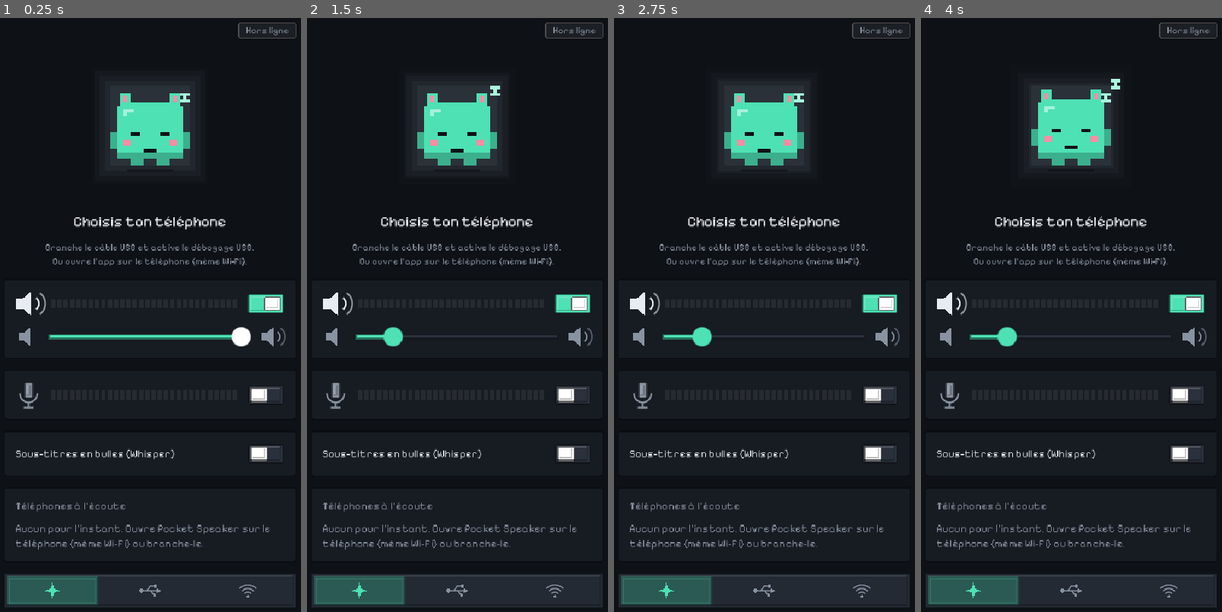
Above: before the commit, frames 1-4 (left to right).
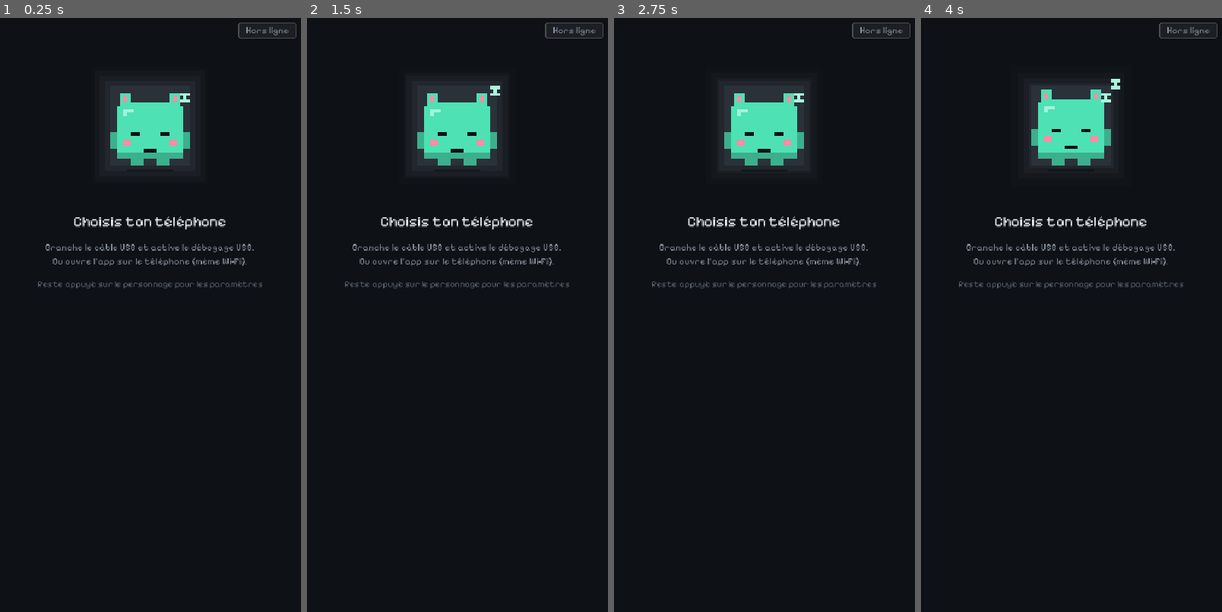
Above: after the commit, the same moments.

Repository: goodview-software/pocket-speaker
Game: Godot game, scene res://boot.tscn
The game is run twice, just before and just after one commit, with the same random seed, the same clock (stepped at 60 frames per second) and the same inputs.
Inputs (mouse positions are in pixels of both pictures, inside the frame that each line leads up to):
- Up to frame 1 (0.25 s): no input
- Up to frame 2 (1.5 s): tap Enter (ui_accept) at 0.5, 0.77, 1.25 s; hold Right 0.53-1.28 s; tap Tab at 0.6 s; click (457, 309) at 0.67 s; move the mouse to (394, 344) at 1.27 s; hold Left from 1.28 s (still down); tap Space at 1.35 s; click (394, 344) at 1.42 s
- Up to frame 3 (2.75 s): tap Enter (ui_accept) at 1.52, 2 s; move the mouse to (794, 178) at 2.02 s; release Left at 2.03 s; hold Right from 2.03 s (still down); tap Tab at 2.1 s; click (794, 178) at 2.17 s
- Up to frame 4 (4 s): move the mouse to (1056, 433) at 2.77 s; tap Space at 2.85 s; click (1056, 433) at 2.92 s; tap Enter (ui_accept) at 3.02, 3.77 s; move the mouse to (1164, 404) at 3.52 s; release Right at 3.53 s; hold Left from 3.53 s (still down); tap Tab at 3.6 s; click (1164, 404) at 3.67 s

The runs differ from the first frame. In frame 1, 10% of the frame differs, in the area x 1-99%, y 44-100%; in frame 2, 9.9%; in frame 3, 9.9%; in frame 4, 9.9%.

Commit message:
Interface épurée : personnage + bulles ; paramètres dans une fenêtre ouverte par appui long sur le personnage
Co-Authored-By: Claude Sonnet 5.5 <noreply@anthropic.com>

Diff:
--- a/main.gd
+++ b/main.gd
@@ -255,6 +255,9 @@
 var subs_ready := false
 var subs_out: Array = []
 var bubbles: VBoxContainer
+var settings_layer: Control
+var settings_box: VBoxContainer
+var press_t := -1.0
 var subs_card: Control
 var subs_lbl: Label
 var subs_lines: Array = []
@@ -583,6 +586,52 @@
 	sub.horizontal_alignment = HORIZONTAL_ALIGNMENT_CENTER
 	sub.autowrap_mode = TextServer.AUTOWRAP_WORD_SMART
 	sub.custom_minimum_size = Vector2(0, 40)
+	var hint_l := _label("Reste appuyé sur le personnage pour les paramètres", 13, C_IDLE, content)
+	hint_l.horizontal_alignment = HORIZONTAL_ALIGNMENT_CENTER
+	hint_l.autowrap_mode = TextServer.AUTOWRAP_WORD_SMART
+
+	# Paramètres : fenêtre ouverte par un appui long sur le personnage.
+	var main_content := content
+	settings_layer = Control.new()
+	settings_layer.set_anchors_preset(Control.PRESET_FULL_RECT)
+	settings_layer.visible = false
+	var dim := ColorRect.new()
+	dim.color = Color(0, 0, 0, 0.6)
+	dim.set_anchors_preset(Control.PRESET_FULL_RECT)
+	dim.gui_input.connect(func(e: InputEvent):
+		if e is InputEventMouseButton and e.pressed:
+			settings_layer.visible = false)
+	settings_layer.add_child(dim)
+	var sc := ScrollContainer.new()
+	sc.set_anchors_preset(Control.PRESET_FULL_RECT)
+	sc.horizontal_scroll_mode = ScrollContainer.SCROLL_MODE_DISABLED
+	sc.mouse_filter = Control.MOUSE_FILTER_IGNORE
+	settings_layer.add_child(sc)
+	var sm := MarginContainer.new()
+	sm.size_flags_horizontal = Control.SIZE_EXPAND_FILL
+	sm.mouse_filter = Control.MOUSE_FILTER_IGNORE
+	for side in ["top", "bottom", "left", "right"]:
+		sm.add_theme_constant_override("margin_" + side, 22 if side != "top" else top)
+	sc.add_child(sm)
+	var scen := CenterContainer.new()
+	scen.mouse_filter = Control.MOUSE_FILTER_IGNORE
+	sm.add_child(scen)
+	content = VBoxContainer.new()
+	content.add_theme_constant_override("separation", 16)
+	scen.add_child(content)
+	settings_box = content
+	var th := HBoxContainer.new()
+	content.add_child(th)
+	var tl := _label("Paramètres", 24, C_TEXT, th)
+	tl.size_flags_horizontal = Control.SIZE_EXPAND_FILL
+	var xb := Button.new()
+	xb.text = "Fermer"
+	xb.custom_minimum_size = Vector2(0, 44)
+	xb.pressed.connect(func(): settings_layer.visible = false)
+	th.add_child(xb)
+	orb.gui_input.connect(func(e: InputEvent):
+		if e is InputEventMouseButton and e.button_index == MOUSE_BUTTON_LEFT:
+			press_t = 0.0 if e.pressed else -1.0)
 
 	var c1 := _card(content)
 	var r1 := HBoxContainer.new()
@@ -691,11 +740,17 @@
 			link_mode = id
 			_save_pref())
 		content.add_child(seg)
+	content = main_content
+	add_child(settings_layer)
+	_fit_width()
 
 
 func _fit_width() -> void:
+	var w := clampf(get_viewport_rect().size.x - 36.0, 280.0, 520.0)
 	if content != null:
-		content.custom_minimum_size.x = clampf(get_viewport_rect().size.x - 36.0, 280.0, 520.0)
+		content.custom_minimum_size.x = w
+	if settings_box != null:
+		settings_box.custom_minimum_size.x = w
 
 
 func _set_status(st: int, a: String, b: String) -> void:
@@ -705,6 +760,11 @@
 
 
 func _ui_tick(delta: float) -> void:
+	if press_t >= 0.0:
+		press_t += delta
+		if press_t > 0.6:
+			press_t = -1.0
+			settings_layer.visible = true
 	lvl_out = maxf(0.0, lvl_out - delta * 1.2)
 	lvl_mic = maxf(0.0, lvl_mic - delta * 1.2)
 	ico_sound.col = C_TEXT if want_sound else C_DIM
